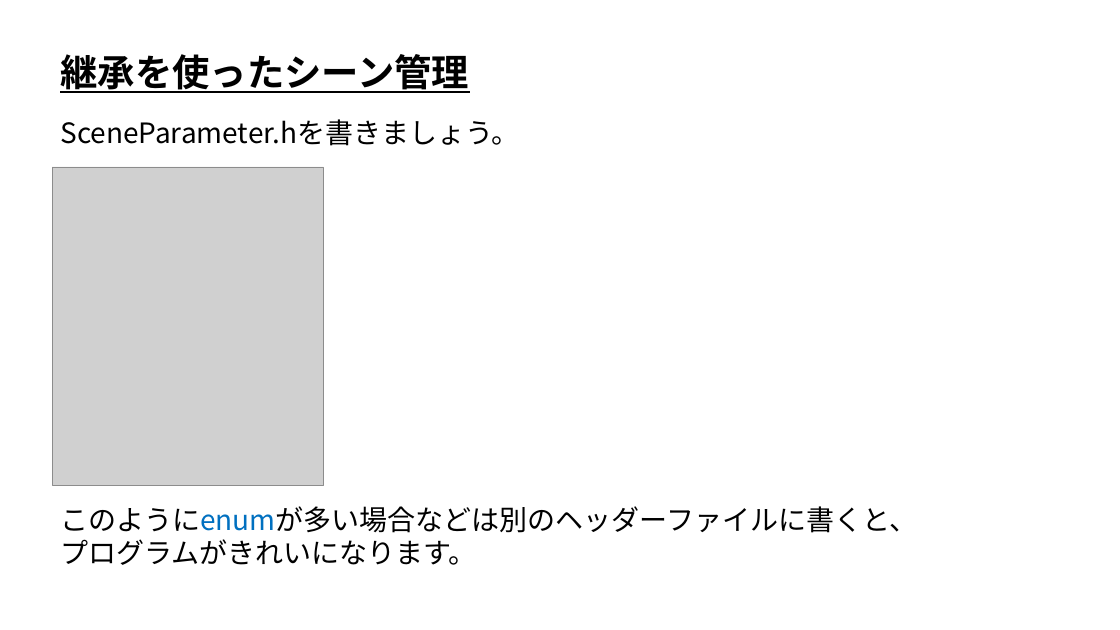
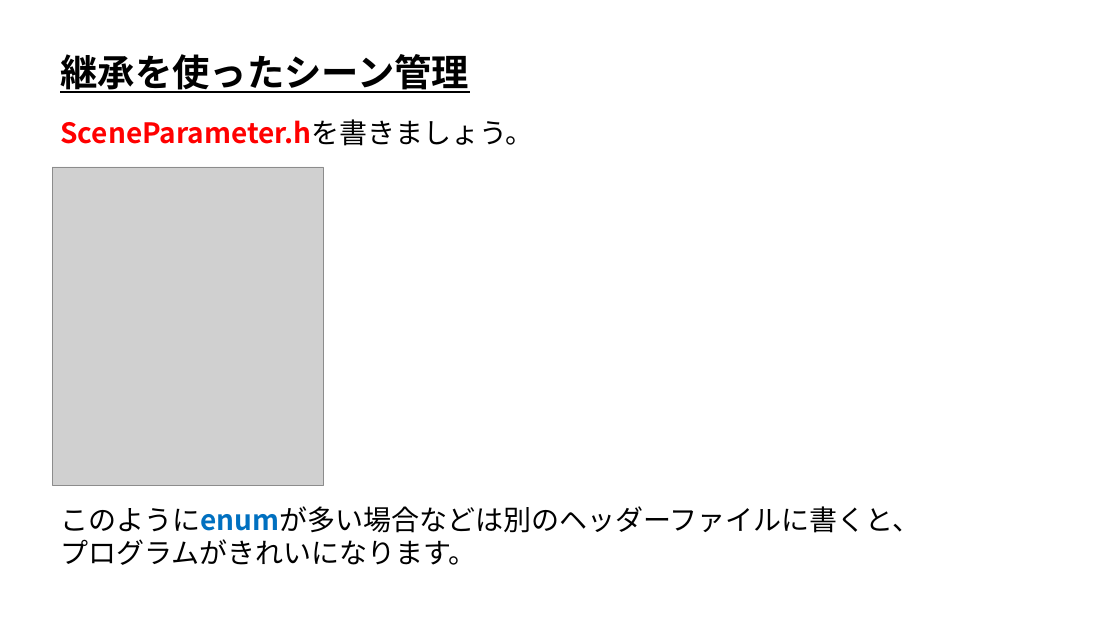
Before and after one commit to ArakiYusuke-Ohara/Textbook, a slide deck: slide 5 of ゲーム科2年/00_前期/ゲーム開発Ⅰ/14_継承を使ったシーン管理.pptx. Drawn at 1120x630 pixels with LibreOffice and Linux fonts; fonts in the diff are those of the drawing; grey boxes stand for pictures. Boxes give left, top, right and bottom in pixels: in the first picture for what was removed or moved away, otherwise in the second. Text is boxed around its words. In the diff, an @@ line names an element or a change of style, - is before the commit and + after.

```diff
--- a/ゲーム科2年/00_前期/ゲーム開発Ⅰ/14_継承を使ったシーン管理.pptx
+++ b/ゲーム科2年/00_前期/ゲーム開発Ⅰ/14_継承を使ったシーン管理.pptx
@@ text "SceneParameter.hを書きましょう。" at <box>60,119,533,146</box>: text colour #000000 to #FF0000, bold on in "SceneParameter.hを書きましょう。" @@
@@ text at <box>60,506,920,533</box>: bold on in "このようにenumが多い場合などは別のヘッダーファイルに書くと、" @@
```
Also in this commit, not shown: 17 other slides changed, 12 other files.
